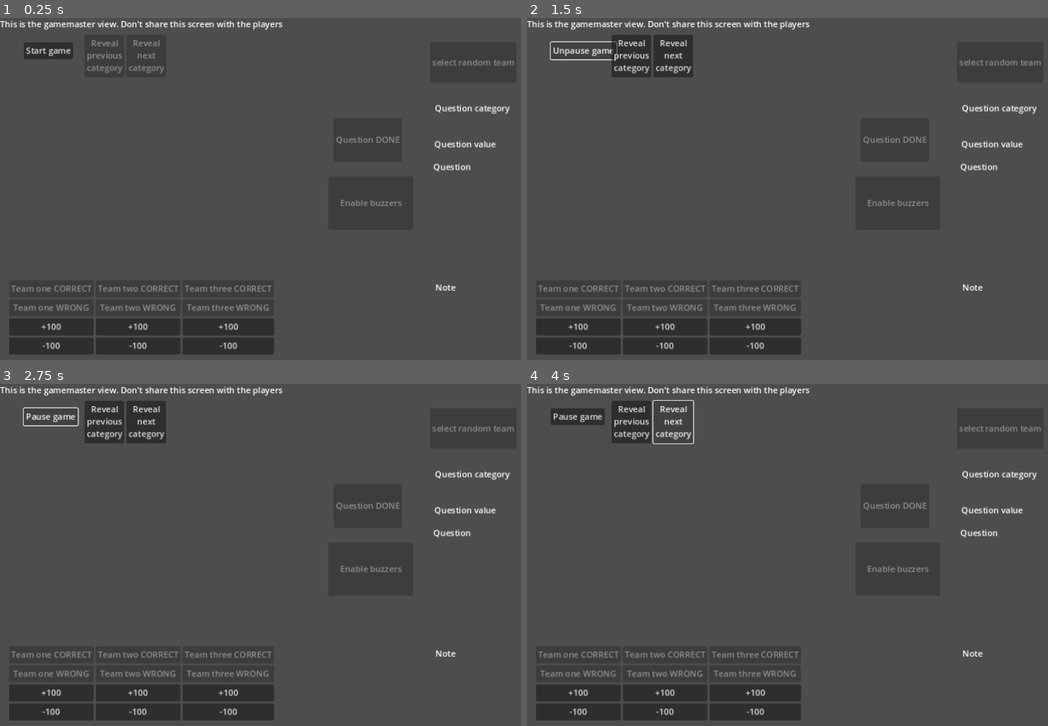
Above: before the commit, frames 1-4 (two rows, left to right).
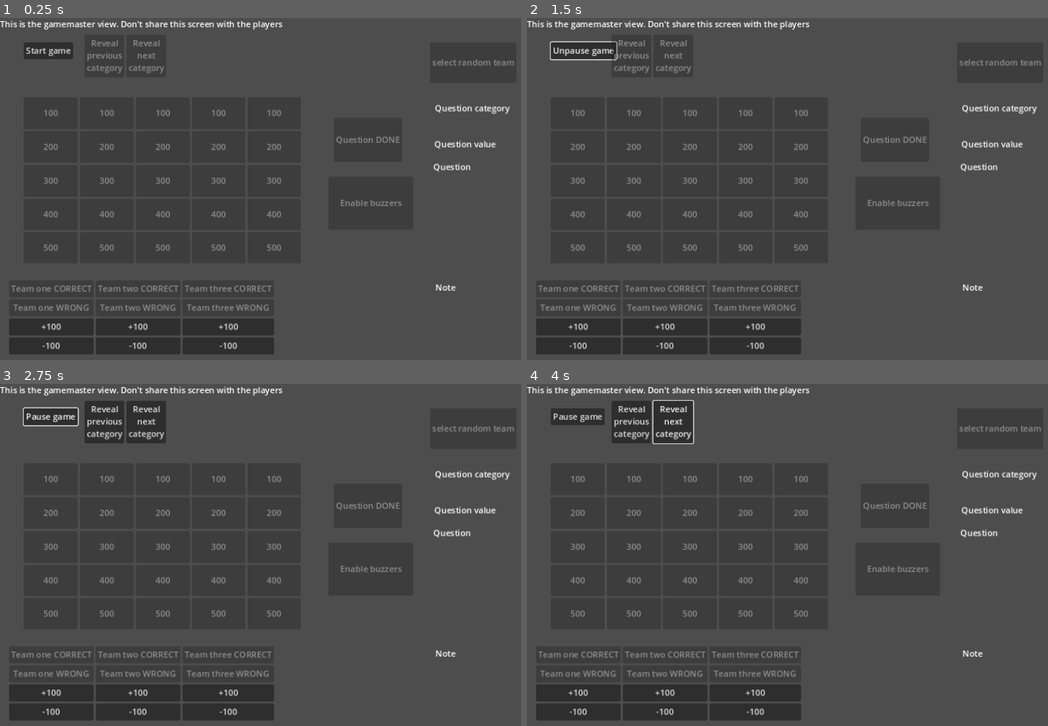
Above: after the commit, the same moments.

Repository: karel1980/jeopardy
Game: Godot game, scene res://main.tscn
The game is run twice, just before and just after one commit, with the same random seed, the same clock (stepped at 60 frames per second) and the same inputs.
Inputs:
- Up to frame 1 (0.25 s): no input
- Up to frame 2 (1.5 s): click "Start game" at 0.5 s; click "Pause game" at 1.25 s
- Up to frame 3 (2.75 s): click "Unpause game" at 2 s
- Up to frame 4 (4 s): click "Reveal previous category" at 2.75 s; click "Reveal next category" at 3.5 s

The runs differ from the first frame. In frame 1, 0.5% of the frame differs, in the area x 8-54%, y 26-69%; in frame 2, 0.8%, in the area x 8-54%, y 6-69%; in frame 3, 0.5%; in frame 4, 0.5%.
Error before the commit: Parse Error: Cannot call non-static function "show()" on the class "VBoxContainer" directly. Make an instance instead. (res://playerview.gd:72)
Error after the commit: Cannot call method 'get_as_text' on a null value. (res://main.gd:25)

Commit message:
Declare $components up front

Diff:
--- a/frontend/playerview.gd
+++ b/frontend/playerview.gd
@@ -3,8 +3,9 @@
 @onready var intro_screen = $intro_screen
 @onready var categories_slider := $categories_slider
 @onready var question_holder := $question_holder
-@onready var questionboard = $VBoxContainer/questionboard
-@onready var scoreboard = $VBoxContainer/scoreboard
+@onready var main_view := $main_view
+@onready var questionboard = $main_view/questionboard
+@onready var scoreboard = $main_view/scoreboard
 @onready var camera := $Camera2D
 
 var game
@@ -62,19 +63,19 @@
 	position_categories_slider(current_category_slider_idx)
 
 func position_categories_slider(cat_idx):
-	var sz = $VBoxContainer.get_rect().size
+	var sz = main_view.get_rect().size
 	categories_slider.position = Vector2(-current_category_slider_idx * sz.x, 0)
 	categories_slider.size = Vector2(sz.x * 5, sz.y)
 
 
 func start_game():
 	intro_screen.hide()
-	VBoxContainer.show()
+	main_view.show()
 	question_holder.show()
 
 func pause_game():
 	intro_screen.show()
-	VBoxContainer.hide()
+	main_view.hide()
 	question_holder.hide()
 
 func reveal_category(cat_idx):
@@ -83,12 +84,12 @@
 	categories_slider.show()
 	var tween = create_tween()
 
-	var sz = $VBoxContainer.get_rect().size
+	var sz = main_view.get_rect().size
 	tween.tween_property(categories_slider, "position", Vector2(sz.x * (-cat_idx), 0), 0.3)
 
 func hide_categories_slider():
 	var tween = create_tween()
-	var sz = $VBoxContainer.get_rect().size
+	var sz = main_view.get_rect().size
 	tween.tween_property(categories_slider, "position", Vector2(sz.x * -6, 0), 0.3)
 
 func show_category_names():
--- a/frontend/playerview.tscn
+++ b/frontend/playerview.tscn
@@ -7,213 +7,213 @@
 [node name="root" type="Node2D"]
 script = ExtResource("1_5y4eo")
 
-[node name="VBoxContainer" type="VBoxContainer" parent="."]
+[node name="main_view" type="VBoxContainer" parent="."]
 offset_right = 1150.0
 offset_bottom = 644.0
 size_flags_horizontal = 3
 size_flags_vertical = 3
 
-[node name="questionboard" type="HBoxContainer" parent="VBoxContainer"]
+[node name="questionboard" type="HBoxContainer" parent="main_view"]
 custom_minimum_size = Vector2(1150, 500)
 layout_mode = 2
 size_flags_vertical = 3
 
-[node name="cat0" type="VBoxContainer" parent="VBoxContainer/questionboard"]
-layout_mode = 2
-size_flags_horizontal = 3
-
-[node name="Button" type="Label" parent="VBoxContainer/questionboard/cat0"]
-custom_minimum_size = Vector2(10, 10)
-layout_mode = 2
-size_flags_vertical = 3
-size_flags_stretch_ratio = 1.5
-text = "button"
-horizontal_alignment = 1
-vertical_alignment = 1
-autowrap_mode = 3
-
-[node name="Button1" type="Button" parent="VBoxContainer/questionboard/cat0"]
-layout_mode = 2
-size_flags_vertical = 3
-text = "button"
-
-[node name="Button2" type="Button" parent="VBoxContainer/questionboard/cat0"]
-layout_mode = 2
-size_flags_vertical = 3
-text = "button"
-
-[node name="Button3" type="Button" parent="VBoxContainer/questionboard/cat0"]
-layout_mode = 2
-size_flags_vertical = 3
-text = "button"
-
-[node name="Button4" type="Button" parent="VBoxContainer/questionboard/cat0"]
-layout_mode = 2
-size_flags_vertical = 3
-text = "button"
-
-[node name="Button5" type="Button" parent="VBoxContainer/questionboard/cat0"]
-layout_mode = 2
-size_flags_vertical = 3
-text = "button"
-
-[node name="cat1" type="VBoxContainer" parent="VBoxContainer/questionboard"]
-layout_mode = 2
-size_flags_horizontal = 3
-
-[node name="Button" type="Label" parent="VBoxContainer/questionboard/cat1"]
-custom_minimum_size = Vector2(10, 10)
-layout_mode = 2
-size_flags_vertical = 3
-size_flags_stretch_ratio = 1.5
-text = "button"
-horizontal_alignment = 1
-vertical_alignment = 1
-autowrap_mode = 3
-
-[node name="Button1" type="Button" parent="VBoxContainer/questionboard/cat1"]
-layout_mode = 2
-size_flags_vertical = 3
-text = "button"
-
-[node name="Button2" type="Button" parent="VBoxContainer/questionboard/cat1"]
-layout_mode = 2
-size_flags_vertical = 3
-text = "button"
-
-[node name="Button3" type="Button" parent="VBoxContainer/questionboard/cat1"]
-layout_mode = 2
-size_flags_vertical = 3
-text = "button"
-
-[node name="Button4" type="Button" parent="VBoxContainer/questionboard/cat1"]
-layout_mode = 2
-size_flags_vertical = 3
-text = "button"
-
-[node name="Button5" type="Button" parent="VBoxContainer/questionboard/cat1"]
-layout_mode = 2
-size_flags_vertical = 3
-text = "button"
-
-[node name="cat2" type="VBoxContainer" parent="VBoxContainer/questionboard"]
-layout_mode = 2
-size_flags_horizontal = 3
-
-[node name="Button" type="Label" parent="VBoxContainer/questionboard/cat2"]
-custom_minimum_size = Vector2(10, 10)
-layout_mode = 2
-size_flags_vertical = 3
-size_flags_stretch_ratio = 1.5
-text = "button"
-horizontal_alignment = 1
-vertical_alignment = 1
-autowrap_mode = 3
-
-[node name="Button1" type="Button" parent="VBoxContainer/questionboard/cat2"]
-layout_mode = 2
-size_flags_vertical = 3
-text = "button"
-
-[node name="Button2" type="Button" parent="VBoxContainer/questionboard/cat2"]
-layout_mode = 2
-size_flags_vertical = 3
-text = "button"
-
-[node name="Button3" type="Button" parent="VBoxContainer/questionboard/cat2"]
-layout_mode = 2
-size_flags_vertical = 3
-text = "button"
-
-[node name="Button4" type="Button" parent="VBoxContainer/questionboard/cat2"]
-layout_mode = 2
-size_flags_vertical = 3
-text = "button"
-
-[node name="Button5" type="Button" parent="VBoxContainer/questionboard/cat2"]
-layout_mode = 2
-size_flags_vertical = 3
-text = "button"
-
-[node name="cat3" type="VBoxContainer" parent="VBoxContainer/questionboard"]
-layout_mode = 2
-size_flags_horizontal = 3
-
-[node name="Button" type="Label" parent="VBoxContainer/questionboard/cat3"]
-custom_minimum_size = Vector2(10, 10)
-layout_mode = 2
-size_flags_vertical = 3
-size_flags_stretch_ratio = 1.5
-text = "button"
-horizontal_alignment = 1
-vertical_alignment = 1
-autowrap_mode = 3
-
-[node name="Button1" type="Button" parent="VBoxContainer/questionboard/cat3"]
-layout_mode = 2
-size_flags_vertical = 3
-text = "button"
-
-[node name="Button2" type="Button" parent="VBoxContainer/questionboard/cat3"]
-layout_mode = 2
-size_flags_vertical = 3
-text = "button"
-
-[node name="Button3" type="Button" parent="VBoxContainer/questionboard/cat3"]
-layout_mode = 2
-size_flags_vertical = 3
-text = "button"
-
-[node name="Button4" type="Button" parent="VBoxContainer/questionboard/cat3"]
-layout_mode = 2
-size_flags_vertical = 3
-text = "button"
-
-[node name="Button5" type="Button" parent="VBoxContainer/questionboard/cat3"]
-layout_mode = 2
-size_flags_vertical = 3
-text = "button"
-
-[node name="cat4" type="VBoxContainer" parent="VBoxContainer/questionboard"]
-layout_mode = 2
-size_flags_horizontal = 3
-
-[node name="Button" type="Label" parent="VBoxContainer/questionboard/cat4"]
-custom_minimum_size = Vector2(10, 10)
-layout_mode = 2
-size_flags_vertical = 3
-size_flags_stretch_ratio = 1.5
-text = "button"
-horizontal_alignment = 1
-vertical_alignment = 1
-autowrap_mode = 3
-
-[node name="Button1" type="Button" parent="VBoxContainer/questionboard/cat4"]
-layout_mode = 2
-size_flags_vertical = 3
-text = "button"
-
-[node name="Button2" type="Button" parent="VBoxContainer/questionboard/cat4"]
-layout_mode = 2
-size_flags_vertical = 3
-text = "button"
-
-[node name="Button3" type="Button" parent="VBoxContainer/questionboard/cat4"]
-layout_mode = 2
-size_flags_vertical = 3
-text = "button"
-
-[node name="Button4" type="Button" parent="VBoxContainer/questionboard/cat4"]
-layout_mode = 2
-size_flags_vertical = 3
-text = "button"
-
-[node name="Button5" type="Button" parent="VBoxContainer/questionboard/cat4"]
-layout_mode = 2
-size_flags_vertical = 3
-text = "button"
-
-[node name="scoreboard" parent="VBoxContainer" instance=ExtResource("3_bnwop")]
+[node name="cat0" type="VBoxContainer" parent="main_view/questionboard"]
+layout_mode = 2
+size_flags_horizontal = 3
+
+[node name="Button" type="Label" parent="main_view/questionboard/cat0"]
+custom_minimum_size = Vector2(10, 10)
+layout_mode = 2
+size_flags_vertical = 3
+size_flags_stretch_ratio = 1.5
+text = "button"
+horizontal_alignment = 1
+vertical_alignment = 1
+autowrap_mode = 3
+
+[node name="Button1" type="Button" parent="main_view/questionboard/cat0"]
+layout_mode = 2
+size_flags_vertical = 3
+text = "button"
+
+[node name="Button2" type="Button" parent="main_view/questionboard/cat0"]
+layout_mode = 2
+size_flags_vertical = 3
+text = "button"
+
+[node name="Button3" type="Button" parent="main_view/questionboard/cat0"]
+layout_mode = 2
+size_flags_vertical = 3
+text = "button"
+
+[node name="Button4" type="Button" parent="main_view/questionboard/cat0"]
+layout_mode = 2
+size_flags_vertical = 3
+text = "button"
+
+[node name="Button5" type="Button" parent="main_view/questionboard/cat0"]
+layout_mode = 2
+size_flags_vertical = 3
+text = "button"
+
+[node name="cat1" type="VBoxContainer" parent="main_view/questionboard"]
+layout_mode = 2
+size_flags_horizontal = 3
+
+[node name="Button" type="Label" parent="main_view/questionboard/cat1"]
+custom_minimum_size = Vector2(10, 10)
+layout_mode = 2
+size_flags_vertical = 3
+size_flags_stretch_ratio = 1.5
+text = "button"
+horizontal_alignment = 1
+vertical_alignment = 1
+autowrap_mode = 3
+
+[node name="Button1" type="Button" parent="main_view/questionboard/cat1"]
+layout_mode = 2
+size_flags_vertical = 3
+text = "button"
+
+[node name="Button2" type="Button" parent="main_view/questionboard/cat1"]
+layout_mode = 2
+size_flags_vertical = 3
+text = "button"
+
+[node name="Button3" type="Button" parent="main_view/questionboard/cat1"]
+layout_mode = 2
+size_flags_vertical = 3
+text = "button"
+
+[node name="Button4" type="Button" parent="main_view/questionboard/cat1"]
+layout_mode = 2
+size_flags_vertical = 3
+text = "button"
+
+[node name="Button5" type="Button" parent="main_view/questionboard/cat1"]
+layout_mode = 2
+size_flags_vertical = 3
+text = "button"
+
+[node name="cat2" type="VBoxContainer" parent="main_view/questionboard"]
+layout_mode = 2
+size_flags_horizontal = 3
+
+[node name="Button" type="Label" parent="main_view/questionboard/cat2"]
+custom_minimum_size = Vector2(10, 10)
+layout_mode = 2
+size_flags_vertical = 3
+size_flags_stretch_ratio = 1.5
+text = "button"
+horizontal_alignment = 1
+vertical_alignment = 1
+autowrap_mode = 3
+
+[node name="Button1" type="Button" parent="main_view/questionboard/cat2"]
+layout_mode = 2
+size_flags_vertical = 3
+text = "button"
+
+[node name="Button2" type="Button" parent="main_view/questionboard/cat2"]
+layout_mode = 2
+size_flags_vertical = 3
+text = "button"
+
+[node name="Button3" type="Button" parent="main_view/questionboard/cat2"]
+layout_mode = 2
+size_flags_vertical = 3
+text = "button"
+
+[node name="Button4" type="Button" parent="main_view/questionboard/cat2"]
+layout_mode = 2
+size_flags_vertical = 3
+text = "button"
+
+[node name="Button5" type="Button" parent="main_view/questionboard/cat2"]
+layout_mode = 2
+size_flags_vertical = 3
+text = "button"
+
+[node name="cat3" type="VBoxContainer" parent="main_view/questionboard"]
+layout_mode = 2
+size_flags_horizontal = 3
+
+[node name="Button" type="Label" parent="main_view/questionboard/cat3"]
+custom_minimum_size = Vector2(10, 10)
+layout_mode = 2
+size_flags_vertical = 3
+size_flags_stretch_ratio = 1.5
+text = "button"
+horizontal_alignment = 1
+vertical_alignment = 1
+autowrap_mode = 3
+
+[node name="Button1" type="Button" parent="main_view/questionboard/cat3"]
+layout_mode = 2
+size_flags_vertical = 3
+text = "button"
+
+[node name="Button2" type="Button" parent="main_view/questionboard/cat3"]
+layout_mode = 2
+size_flags_vertical = 3
+text = "button"
+
+[node name="Button3" type="Button" parent="main_view/questionboard/cat3"]
+layout_mode = 2
+size_flags_vertical = 3
+text = "button"
+
+[node name="Button4" type="Button" parent="main_view/questionboard/cat3"]
+layout_mode = 2
+size_flags_vertical = 3
+text = "button"
+
+[node name="Button5" type="Button" parent="main_view/questionboard/cat3"]
+layout_mode = 2
+size_flags_vertical = 3
+text = "button"
+
+[node name="cat4" type="VBoxContainer" parent="main_view/questionboard"]
+layout_mode = 2
+size_flags_horizontal = 3
+
+[node name="Button" type="Label" parent="main_view/questionboard/cat4"]
+custom_minimum_size = Vector2(10, 10)
+layout_mode = 2
+size_flags_vertical = 3
+size_flags_stretch_ratio = 1.5
+text = "button"
+horizontal_alignment = 1
+vertical_alignment = 1
+autowrap_mode = 3
+
+[node name="Button1" type="Button" parent="main_view/questionboard/cat4"]
+layout_mode = 2
+size_flags_vertical = 3
+text = "button"
+
+[node name="Button2" type="Button" parent="main_view/questionboard/cat4"]
+layout_mode = 2
+size_flags_vertical = 3
+text = "button"
+
+[node name="Button3" type="Button" parent="main_view/questionboard/cat4"]
+layout_mode = 2
+size_flags_vertical = 3
+text = "button"
+
+[node name="Button4" type="Button" parent="main_view/questionboard/cat4"]
+layout_mode = 2
+size_flags_vertical = 3
+text = "button"
+
+[node name="Button5" type="Button" parent="main_view/questionboard/cat4"]
+layout_mode = 2
+size_flags_vertical = 3
+text = "button"
+
+[node name="scoreboard" parent="main_view" instance=ExtResource("3_bnwop")]
 layout_mode = 2
 
 [node name="question_holder" type="Node2D" parent="."]
